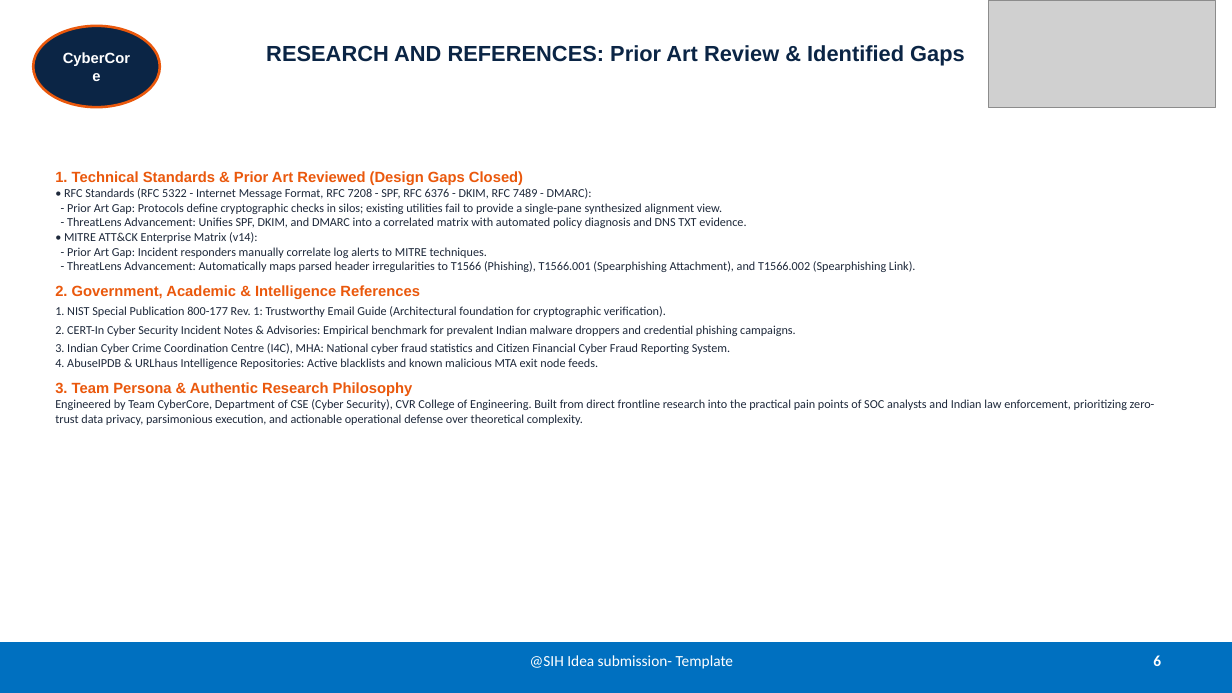
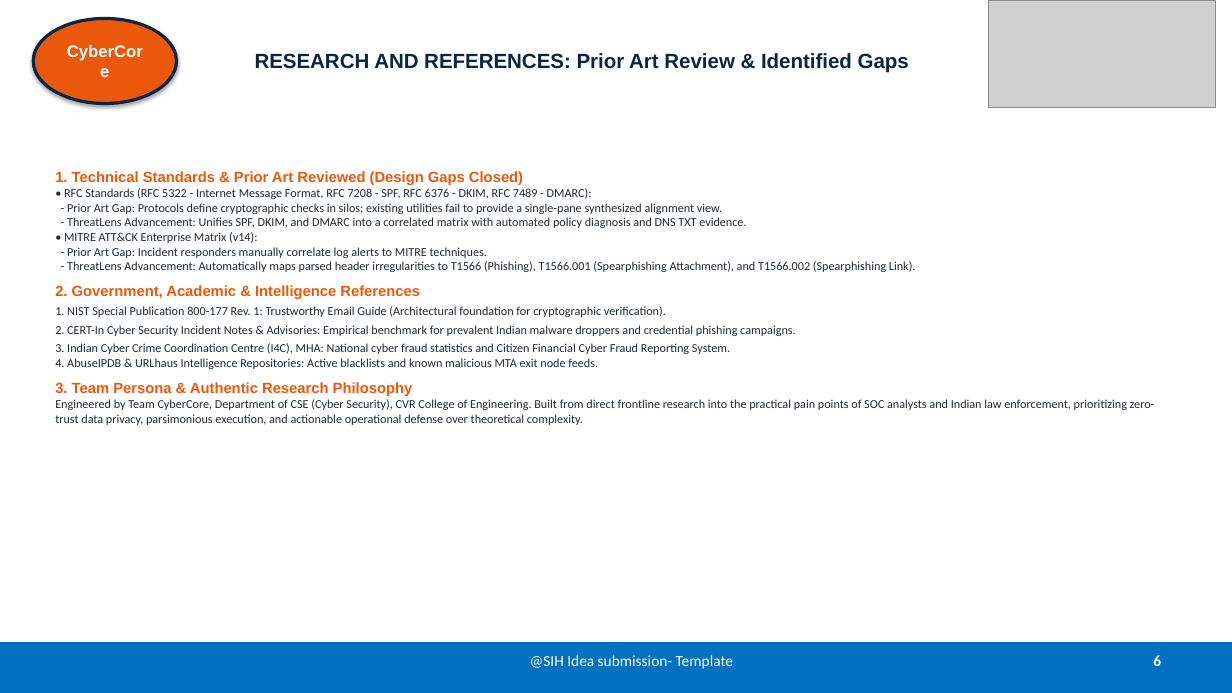
Before and after one commit to viswakpullepu/threatlens, a slide deck: slide 6 of SIH2026_ThreatLens_AI_Official_Submission.pptx. Drawn at 1232x693 pixels with LibreOffice and Linux fonts; fonts in the diff are those of the drawing; grey boxes stand for pictures. Boxes give left, top, right and bottom in pixels: in the first picture for what was removed or moved away, otherwise in the second. Text is boxed around its words. In the diff, an @@ line names an element or a change of style, - is before the commit and + after.

Commit message:
fix(ppt): ensure high-contrast CyberCore oval badge appears on all slides across all decks

```diff
--- a/SIH2026_ThreatLens_AI_Official_Submission.pptx
+++ b/SIH2026_ThreatLens_AI_Official_Submission.pptx
@@ ellipse "CyberCore" resized from (x1=33, y1=26, x2=160, y2=107) to (x1=33, y1=18, x2=177, y2=104) @@
@@ ellipse "CyberCore" at (x1=33, y1=18, x2=177, y2=104): size 11.5 to 13 pt; fill #0B2545 to #EA580C; outline #EA580C 2 pt to #0B2545 2.5 pt; shadow on @@
@@ title "RESEARCH AND REFERENCES: Prior Art ..." moved from (x1=266, y1=45, x2=965, y2=66) to (x1=255, y1=53, x2=909, y2=73) @@
@@ title "RESEARCH AND REFERENCES: Prior Art ..." at (x1=255, y1=53, x2=909, y2=73): size 17 to 16 pt @@
```
Also in this commit, not shown: 5 other slides changed, 1 other file.
